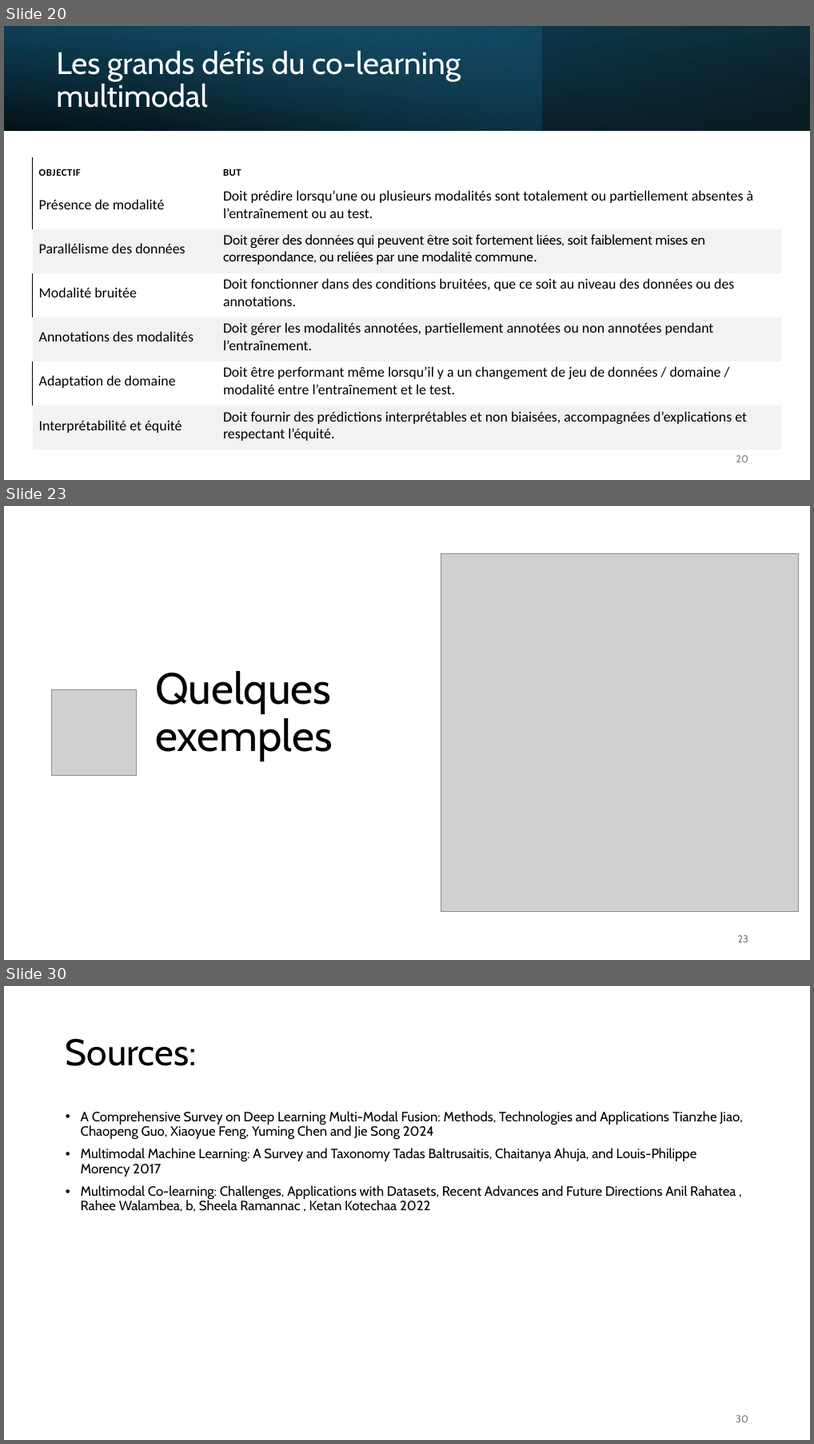
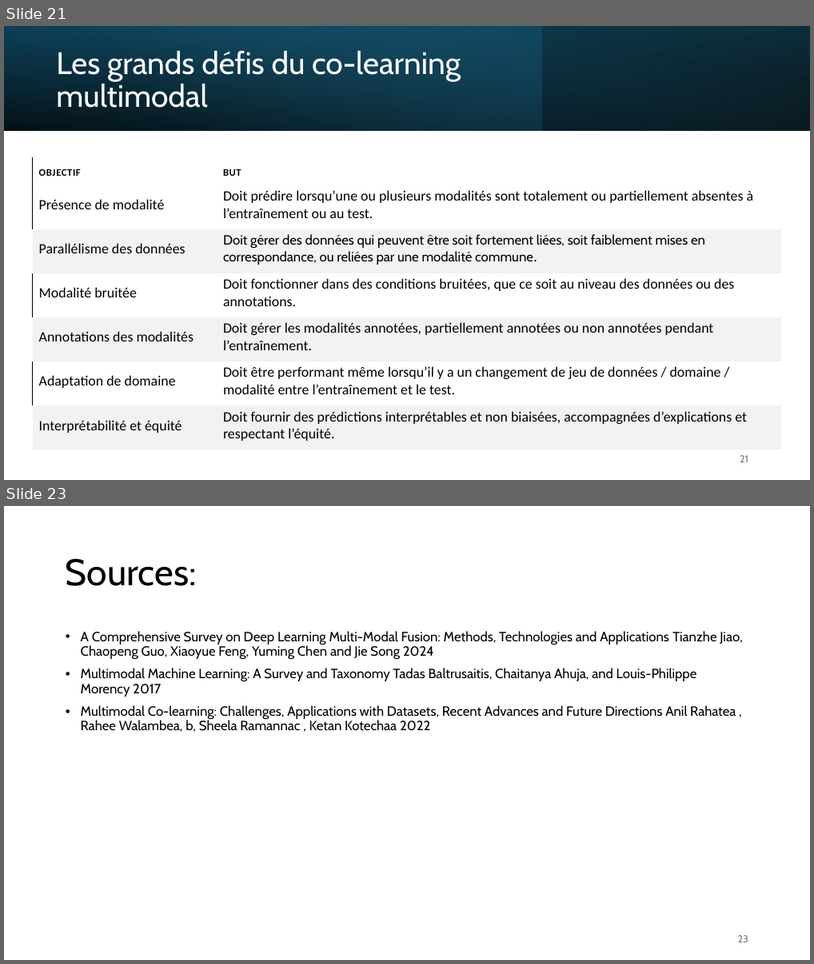
Before and after one commit to IzowRM/Stage-Cetic, a slide deck: Doc Slide/Presentation_du_27_01.pptx. Shown one above the other, each under a label of ours: slides 20, 23 and 30 before the commit, slides 21 and 23 after it; the slides between them are not shown. The pictures are 814x1444 and 814x964 pixels, drawn with LibreOffice and Linux fonts; fonts in the diff are those of the drawing; grey boxes stand for pictures. Boxes give left, top, right and bottom in pixels: in the first picture for what was removed or moved away, otherwise in the second. Text is boxed around its words. In the diff, an @@ line names an element or a change of style, - is before the commit and + after.

```diff
--- a/Doc Slide/Presentation_du_27_01.pptx
+++ b/Doc Slide/Presentation_du_27_01.pptx
@@ slide 23 removed at <box>4,506,810,960</box>, background #FFFFFF @@
@@ picture removed at <box>442,553,799,912</box> @@
@@ title removed at <box>155,671,333,760</box> @@
-Quelques exemples
@@ picture removed at <box>51,690,137,776</box> @@
@@ page number removed at <box>738,935,749,942</box> @@
-23
@@ what was slide 20 is now slide 21 @@
@@ page number at <box>740,455,749,462</box>: text changed @@
-20
+21
@@ what was slide 30 is now slide 23 @@
@@ page number at <box>738,935,749,942</box>: text changed @@
-30
+23
```
Also in this commit, not shown: 4 slides changed, 2 slides added, 8 other slides removed, 7 other files.
